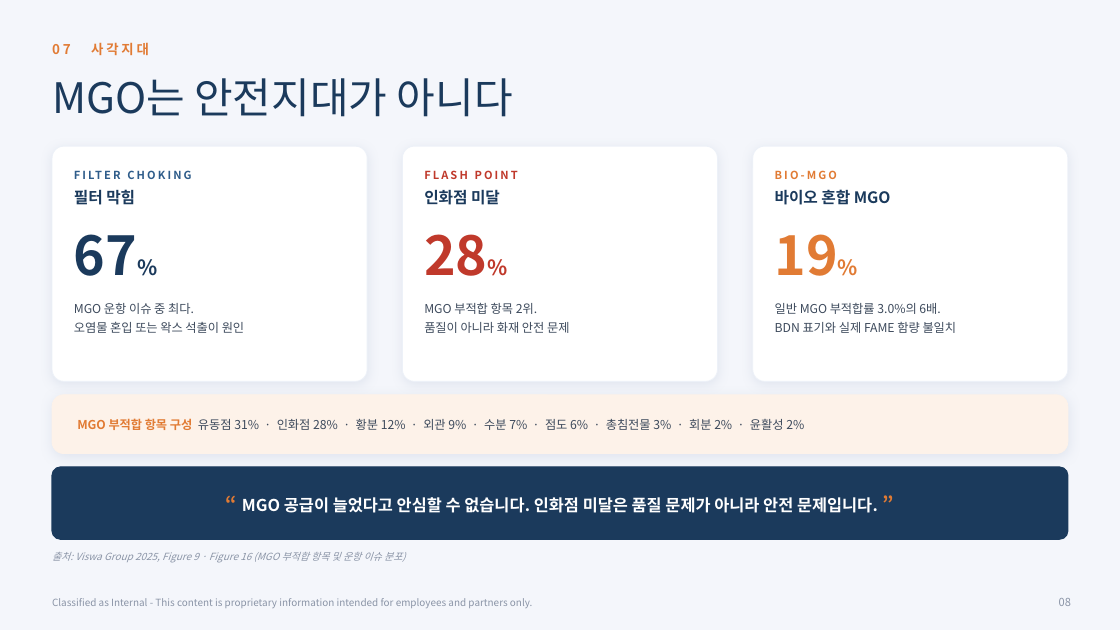
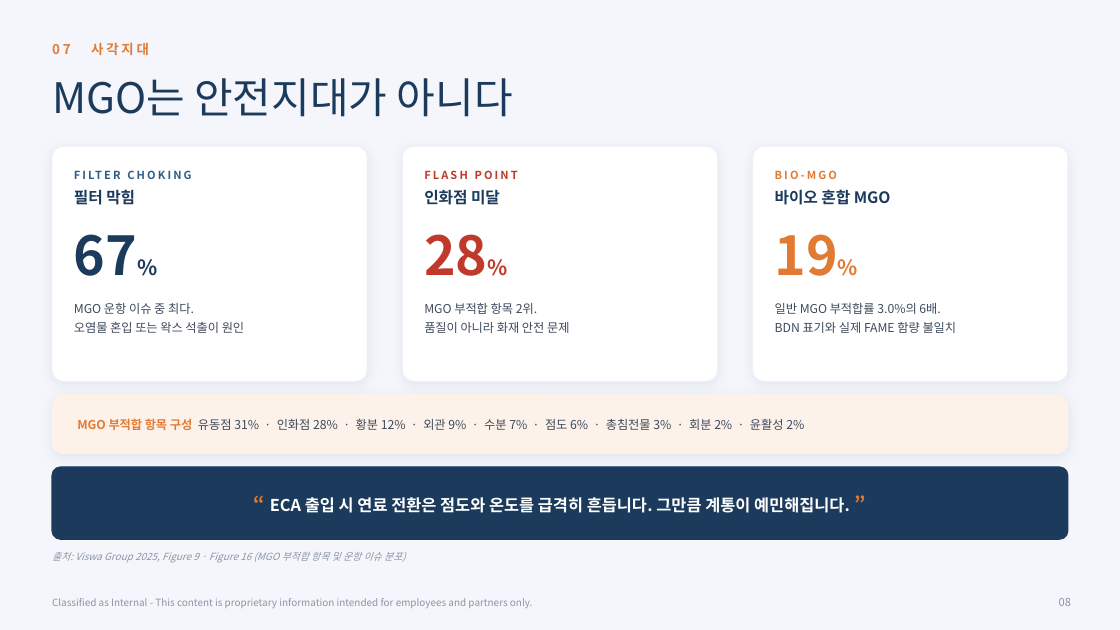
Before and after one commit to dotjdsla-byte/github-test, a slide deck: slide 8 of deck/fuel_section01.pptx. Drawn at 1120x630 pixels with LibreOffice and Linux fonts; fonts in the diff are those of the drawing. Boxes give left, top, right and bottom in pixels: in the first picture for what was removed or moved away, otherwise in the second. Text is boxed around its words. In the diff, an @@ line names an element or a change of style, - is before the commit and + after.

```diff
--- a/deck/fuel_section01.pptx
+++ b/deck/fuel_section01.pptx
@@ text at bbox=[270, 497, 850, 513]: text changed @@
-“ MGO 공급이 늘었다고 안심할 수 없습니다. 인화점 미달은 품질 문제가 아니라 안전 문제입니다. ”
+“ ECA 출입 시 연료 전환은 점도와 온도를 급격히 흔듭니다. 그만큼 계통이 예민해집니다. ”
```
Also in this commit, not shown: 1 other slide changed, 2 slides added, 1 other file.
